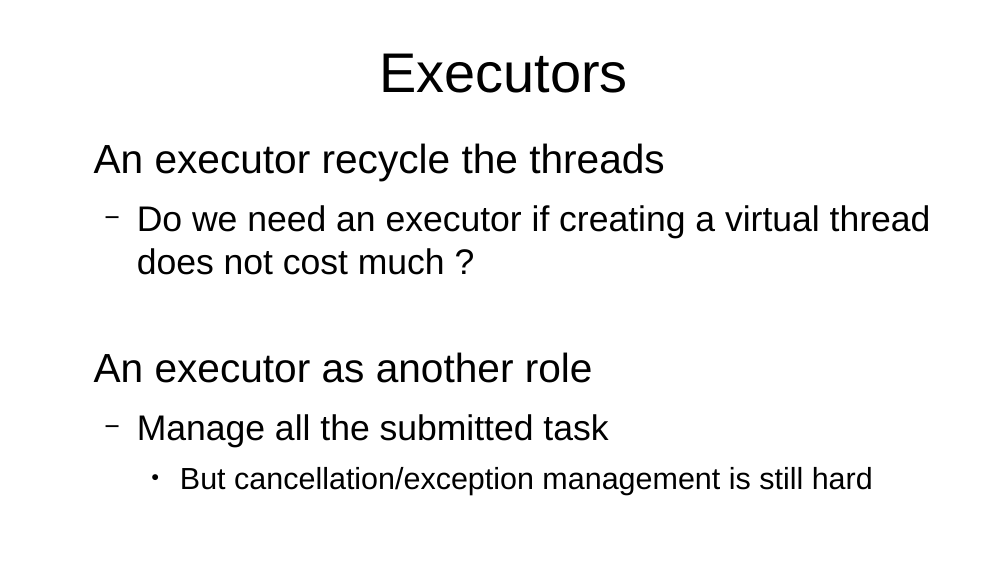
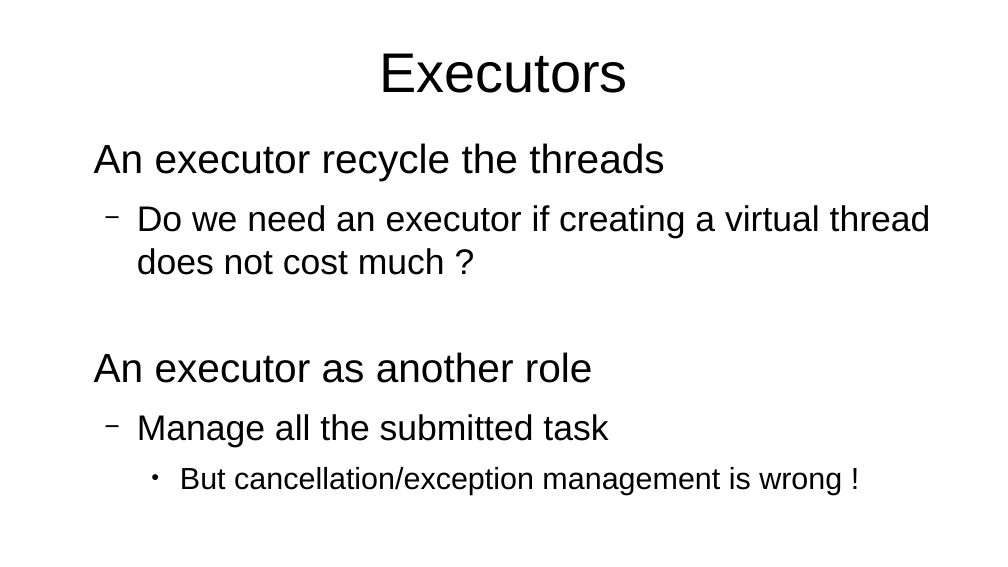
Before and after one commit to forax/loom-fiber, a slide deck: slide 40 of loom is looming.odp. Drawn at 1008x567 pixels with LibreOffice and Linux fonts; fonts in the diff are those of the drawing. Boxes give left, top, right and bottom in pixels: in the first picture for what was removed or moved away, otherwise in the second. Text is boxed around its words. In the diff, an @@ line names an element or a change of style, - is before the commit and + after.

```diff
--- a/loom is looming.odp
+++ b/loom is looming.odp
@@ text at (180,467,842,494): text changed @@
-    ● But cancellation/exception management is still hard
+    ● But cancellation/exception management is wrong !
```
Also in this commit, not shown: 5 other slides changed, 2 slides added, 5 other files.
